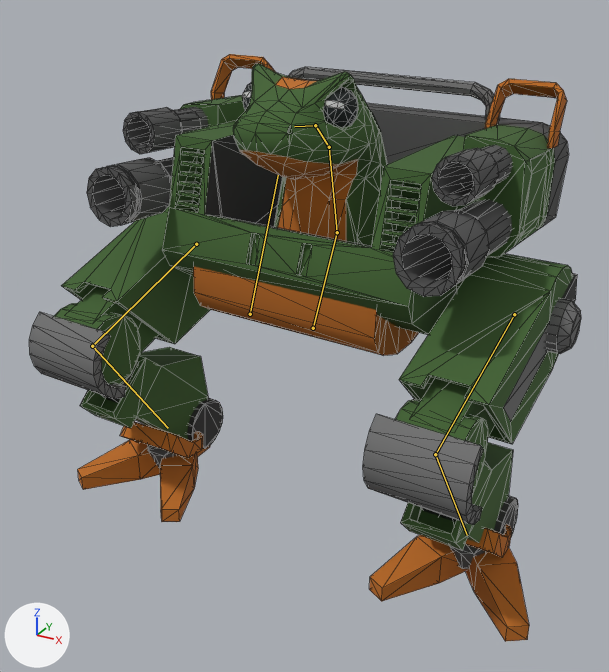
The glTF model public/assets/quaternius/space-kit/mech-frog.glb as it was, and as the next commit left it.
One viewpoint serves both versions: a camera (50 mm lens) standing at (2.37, -4.62, 3.52) and looking at (0.02, -0.34, 1.37). Arrows for +X, +Y and +Z are at lower left; the lights stay in place. The picture after the commit comes second. The bones that change, and the others that lie on the model, are drawn over the model as lines. Mesh edges are drawn as thin lines.

In view in the first picture: 'body'.
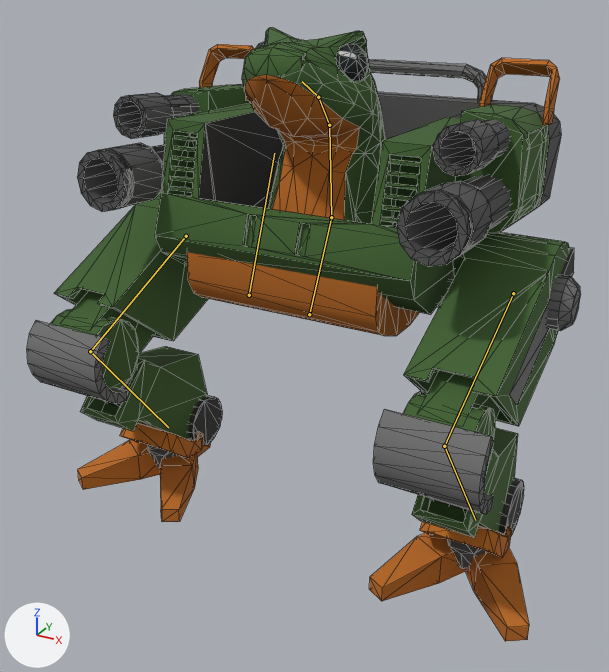
The newer file adds an action. The first version stands in its rest pose; the second is drawn at frame 2 of the action 'Shoot_Small'.

Where the change shows, as pixel boxes [x1, y1, x2, y2] in the pictures (609 x 672 px):
'body', posed: before [29, 54, 581, 641]; after [27, 28, 581, 641]
bone 'Body', root to tip: before (250, 314) to (278, 175); after (249, 295) to (274, 153)
bone 'Chest', root to tip: before (337, 232) to (329, 147); after (331, 217) to (329, 125)
bone 'Head', root to tip: before (315, 125) to (294, 126); after (318, 97) to (302, 81)
bone 'UpperLeg.L', root to tip: before (514, 314) to (435, 454); after (513, 293) to (444, 446)
bone 'LowerLeg.L', root to tip: before (435, 454) to (467, 535); after (444, 446) to (475, 520)
bone 'UpperLeg.R', root to tip: before (196, 244) to (92, 346); after (186, 236) to (90, 351)
bone 'LowerLeg.R', root to tip: before (92, 346) to (168, 428); after (90, 351) to (168, 427)

Patch to the scene script:
```diff
--- a/public/assets/quaternius/space-kit/mech-frog.glb.py
+++ b/public/assets/quaternius/space-kit/mech-frog.glb.py
@@ bone_body @@
 bone_body = bpy.data.objects['RobotArmature'].pose.bones['Body']
-bone_body.location = (0.0, 0.0, 0.0)
-bone_body.rotation_quaternion = (1.0, 0.0, 0.0, 0.0)  # degrees (0, 0, 0)
+bone_body.location = (0.02, 0.11, 0.08)
+bone_body.rotation_quaternion = (1.0, -0.014, 0.015, 0.017)  # degrees (-2, 2, 2)
@@ bone_chest @@
 bone_chest = bpy.data.objects['RobotArmature'].pose.bones['Chest']  # child of 'Torso'
-bone_chest.rotation_quaternion = (1.0, 0.0, 0.0, 0.0)  # degrees (0, 0, 0)
+bone_chest.rotation_quaternion = (0.998, -0.069, 0.0, 0.0)  # degrees (-8, 0, 0)
@@ bone_head @@
 bone_head = bpy.data.objects['RobotArmature'].pose.bones['Head']  # child of 'Neck'
-bone_head.rotation_quaternion = (1.0, 0.0, 0.0, 0.0)  # degrees (0, 0, 0)
+bone_head.rotation_quaternion = (0.993, -0.109, 0.0, 0.0)  # degrees (-13, 0, 0)
@@ bone_upperleg_l @@
 bone_upperleg_l = bpy.data.objects['RobotArmature'].pose.bones['UpperLeg.L']  # child of 'Body'
-bone_upperleg_l.rotation_quaternion = (1.0, 0.0, 0.0, 0.0)  # degrees (0, 0, 0)
+bone_upperleg_l.rotation_quaternion = (0.998, 0.056, -0.001, 0.001)  # degrees (6, 0, 0)
@@ bone_lowerleg_l @@
 bone_lowerleg_l = bpy.data.objects['RobotArmature'].pose.bones['LowerLeg.L']  # child of 'UpperLeg.L'
-bone_lowerleg_l.rotation_quaternion = (1.0, 0.0, 0.0, 0.0)  # degrees (0, 0, 0)
+bone_lowerleg_l.rotation_quaternion = (1.0, 0.02, 0.0, 0.0)  # degrees (2, 0, 0)
@@ bone_upperleg_r @@
 bone_upperleg_r = bpy.data.objects['RobotArmature'].pose.bones['UpperLeg.R']  # child of 'Body'
-bone_upperleg_r.rotation_quaternion = (1.0, 0.0, 0.0, 0.0)  # degrees (0, 0, 0)
+bone_upperleg_r.rotation_quaternion = (0.999, 0.054, -0.002, -0.002)  # degrees (6, 0, 0)
@@ bone_lowerleg_r @@
 bone_lowerleg_r = bpy.data.objects['RobotArmature'].pose.bones['LowerLeg.R']  # child of 'UpperLeg.R'
-bone_lowerleg_r.rotation_quaternion = (1.0, 0.0, 0.0, 0.0)  # degrees (0, 0, 0)
+bone_lowerleg_r.rotation_quaternion = (1.0, 0.02, 0.0, 0.0)  # degrees (2, 0, 0)
```
